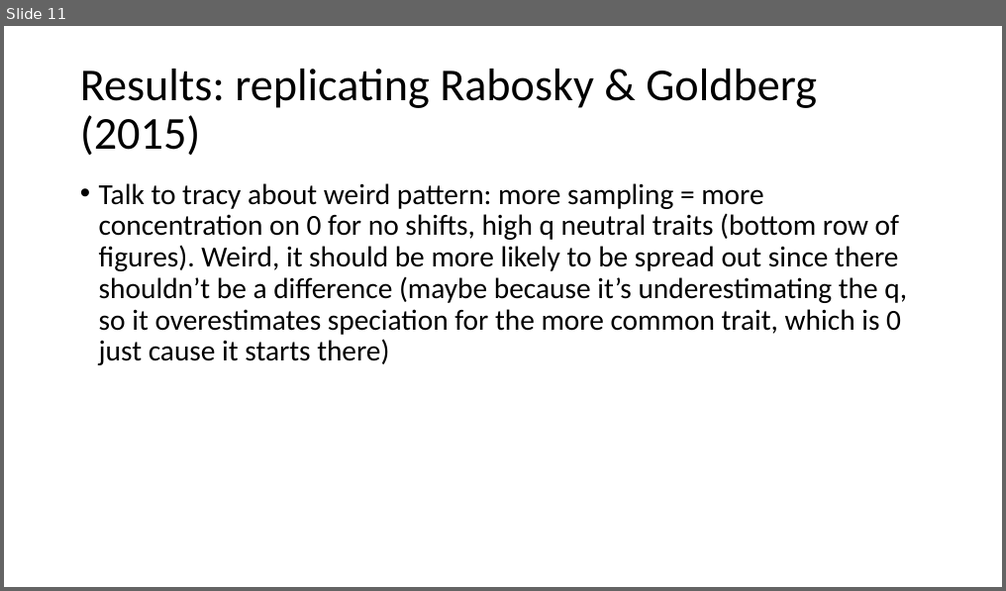
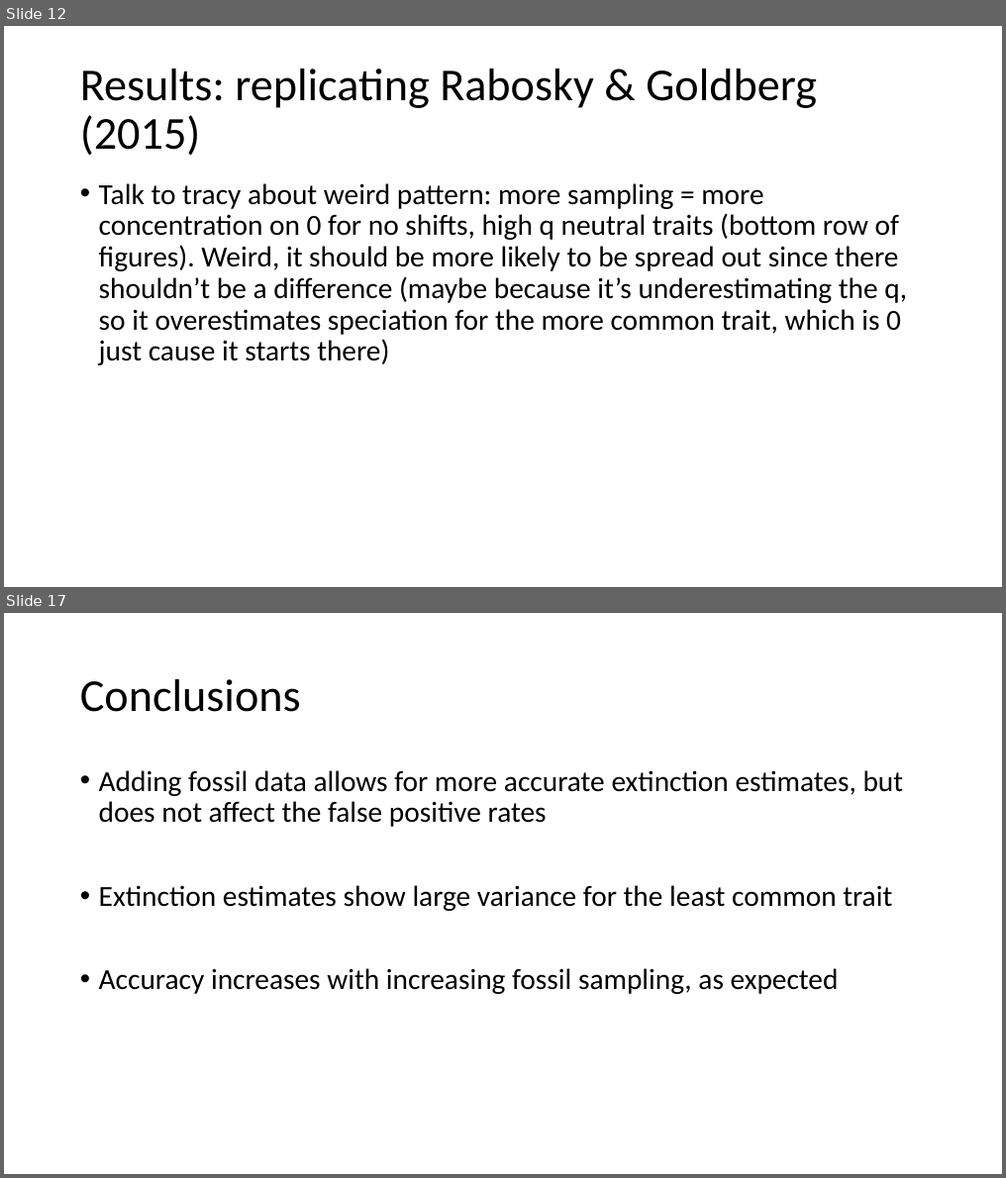
Before and after one commit to brpetrucci/ssetests_chap1, a slide deck: presentation/evol_2023.pptx. Shown one above the other, each under a label of ours: slide 11 before the commit, slides 12 and 17 after it; the slides between them are not shown. The pictures are 1006x591 and 1006x1178 pixels, drawn with LibreOffice and Linux fonts; fonts in the diff are those of the drawing. Boxes give left, top, right and bottom in pixels: in the first picture for what was removed or moved away, otherwise in the second. Text is boxed around its words. In the diff, an @@ line names an element or a change of style, - is before the commit and + after.

```diff
--- a/presentation/evol_2023.pptx
+++ b/presentation/evol_2023.pptx
@@ slide 17 added at [4,613,1002,1174], background #FFFFFF @@
@@ title added at [80,679,301,712], 44 pt, text #000000 @@
+Conclusions
@@ text added at [99,770,904,994], 28 pt, text #000000 @@
+• Adding fossil data allows for more accurate extinction estimates, but does not affect the false positive rates
+• Extinction estimates show large variance for the least common trait
+• Accuracy increases with increasing fossil sampling, as expected
@@ what was slide 11 is now slide 12 @@
```
Also in this commit, not shown: 4 slides changed, 17 other slides added, 8 slides removed, 5 other files.
